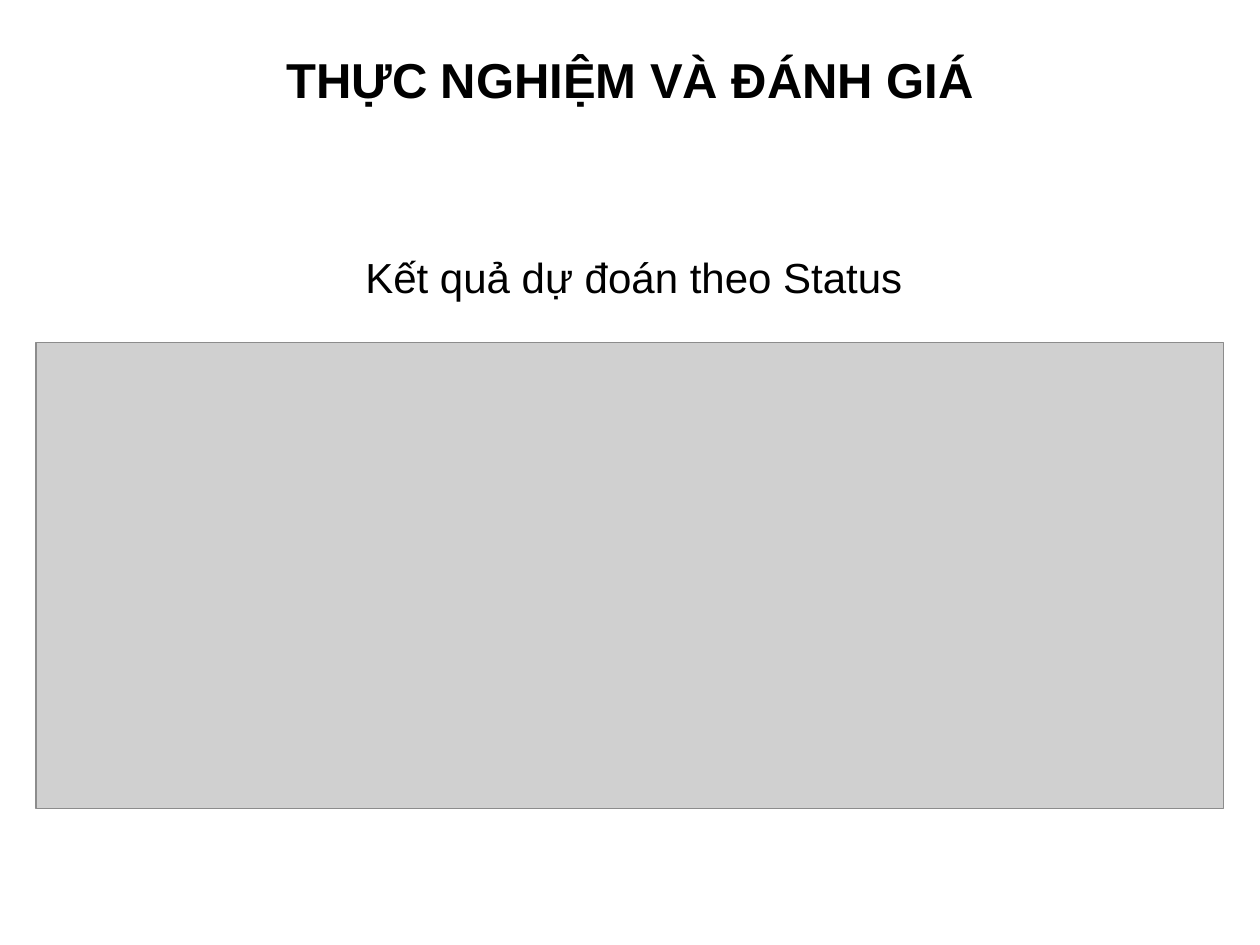
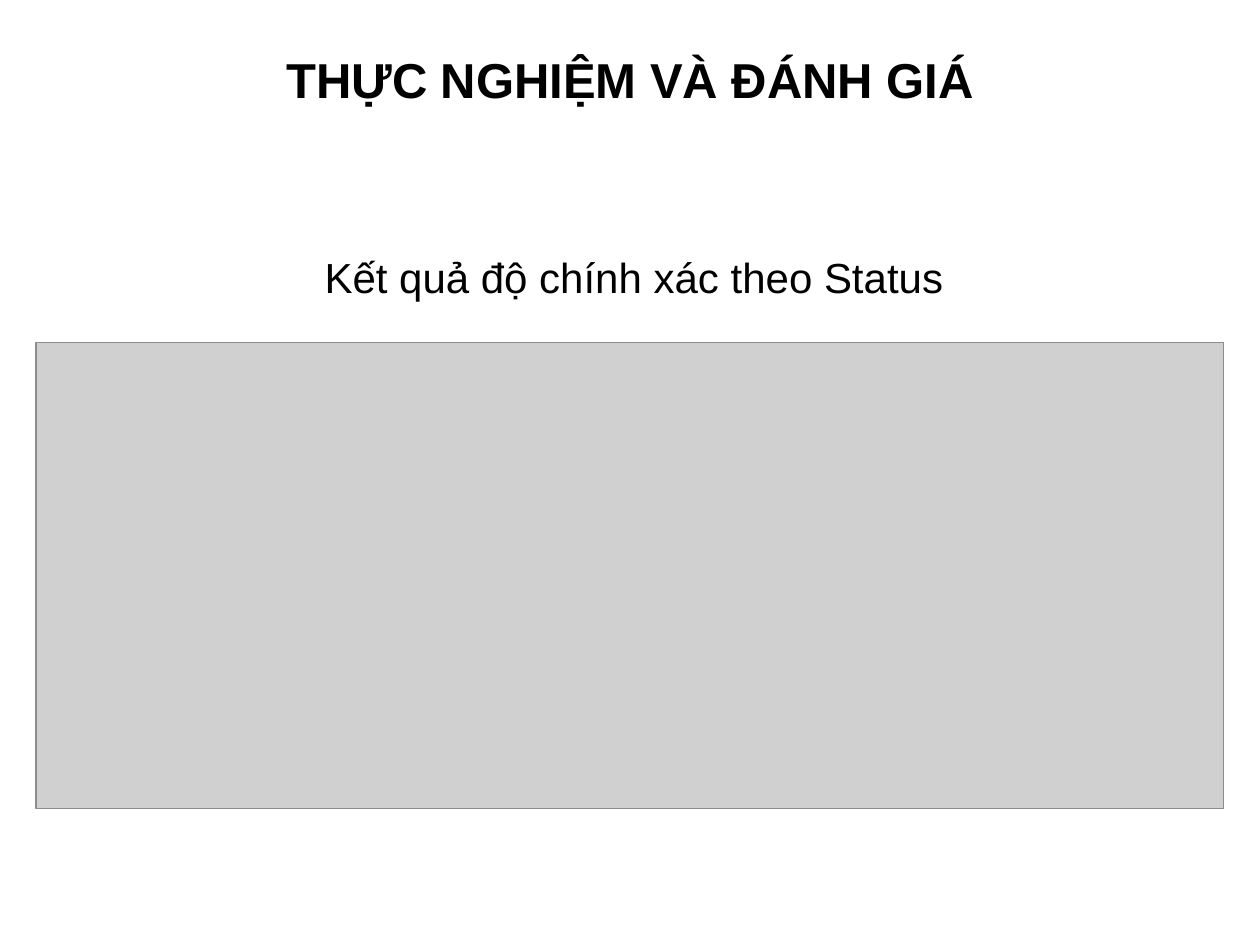
Before and after one commit to truonghaibg/thesis, a slide deck: slide 17 of tchai/Slide_LuanVan_TruongCongHai.ppt. Drawn at 1260x945 pixels with LibreOffice and Linux fonts; fonts in the diff are those of the drawing; grey boxes stand for pictures; background and template pictures are left out. Boxes give left, top, right and bottom in pixels: in the first picture for what was removed or moved away, otherwise in the second. Text is boxed around its words. In the diff, an @@ line names an element or a change of style, - is before the commit and + after.

```diff
--- a/tchai/Slide_LuanVan_TruongCongHai.ppt
+++ b/tchai/Slide_LuanVan_TruongCongHai.ppt
@@ text at (x1=325, y1=260, x2=943, y2=302): text changed @@
-Kết quả dự đoán theo Status
+Kết quả độ chính xác theo Status
```
Also in this commit, not shown: 13 other slides changed, 1 slide added, 1 slide removed.
